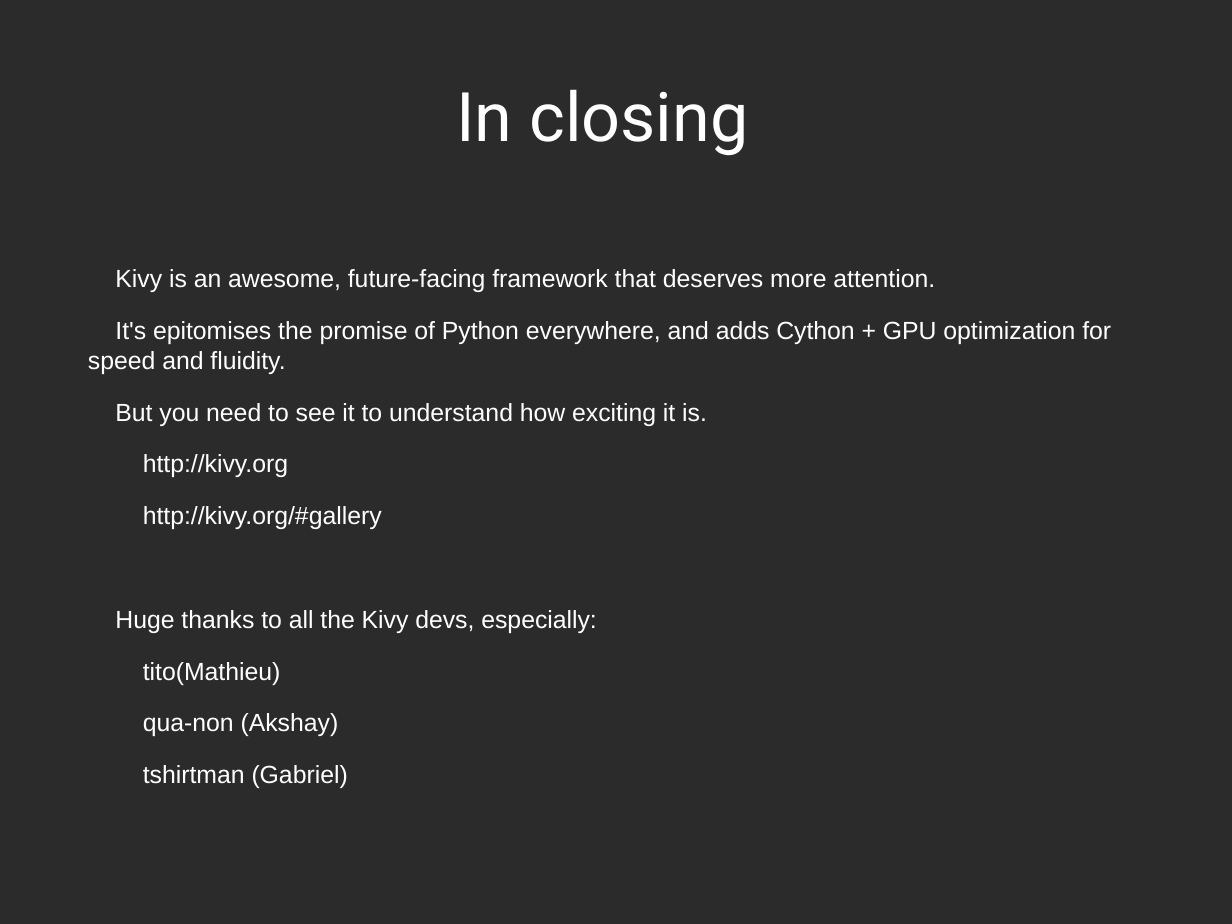
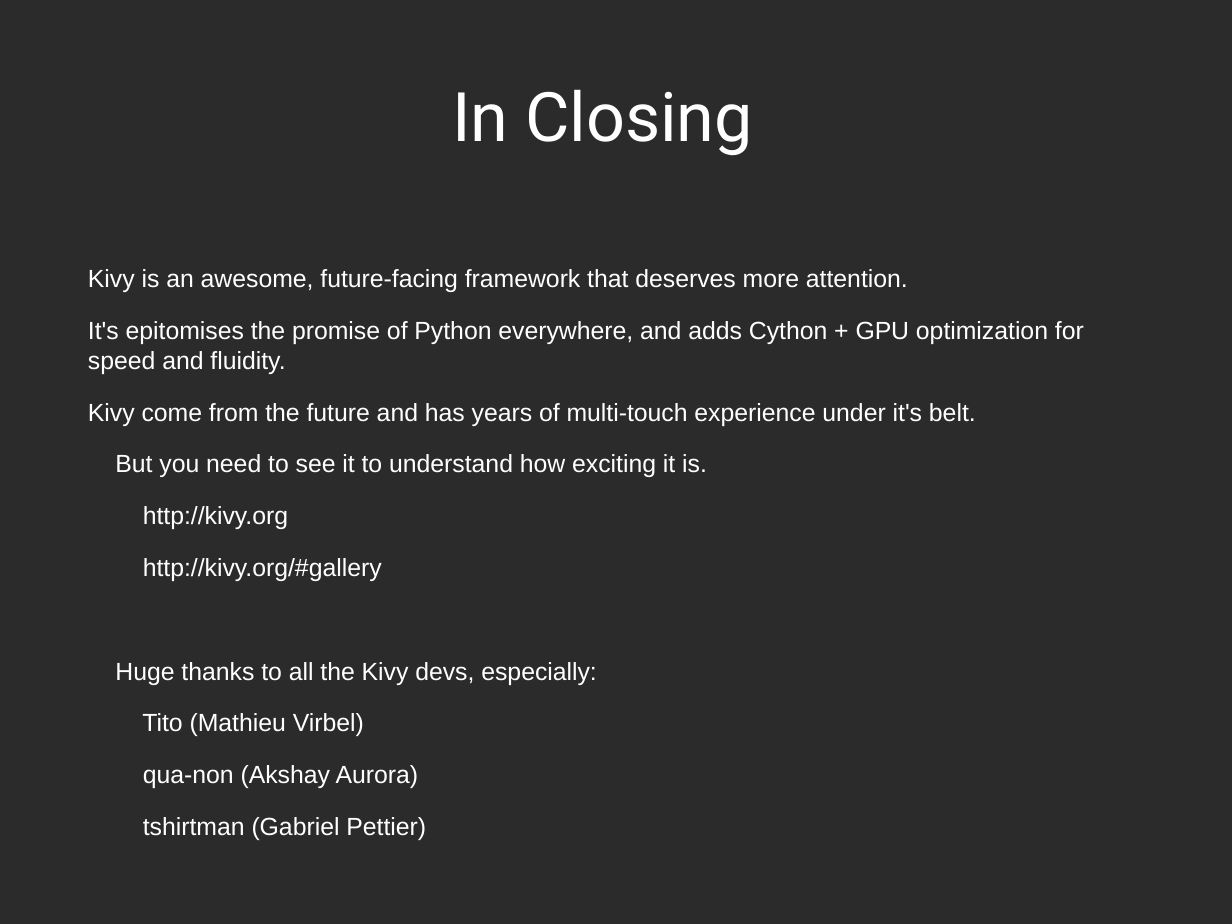
Before and after one commit to Zen-CODE/kivybits, a slide deck: slide 55 of PyCon/ZA 2013/PyCon.odp (slide 53 before the commit). Drawn at 1232x924 pixels with LibreOffice and Linux fonts; fonts in the diff are those of the drawing; background and template pictures are left out; a plain dark background stands for a picture behind light text. Boxes give left, top, right and bottom in pixels: in the first picture for what was removed or moved away, otherwise in the second. Text is boxed around its words. In the diff, an @@ line names an element or a change of style, - is before the commit and + after.

```diff
--- a/PyCon/ZA 2013/PyCon.odp
+++ b/PyCon/ZA 2013/PyCon.odp
@@ title at (452,89,753,156): text changed @@
-In closing
+In Closing
@@ text at (88,403,976,426): paragraph added @@
+Kivy come from the future and has years of multi-touch experience under it's belt.
@@ text at (142,713,426,840): text changed @@
-tito(Mathieu)
-qua-non (Akshay)
-tshirtman (Gabriel)
+Tito (Mathieu Virbel)
+qua-non (Akshay Aurora)
+tshirtman (Gabriel Pettier)
```
Also in this commit, not shown: 24 other slides changed, 4 slides added, 3 slides removed, 1 other file.
